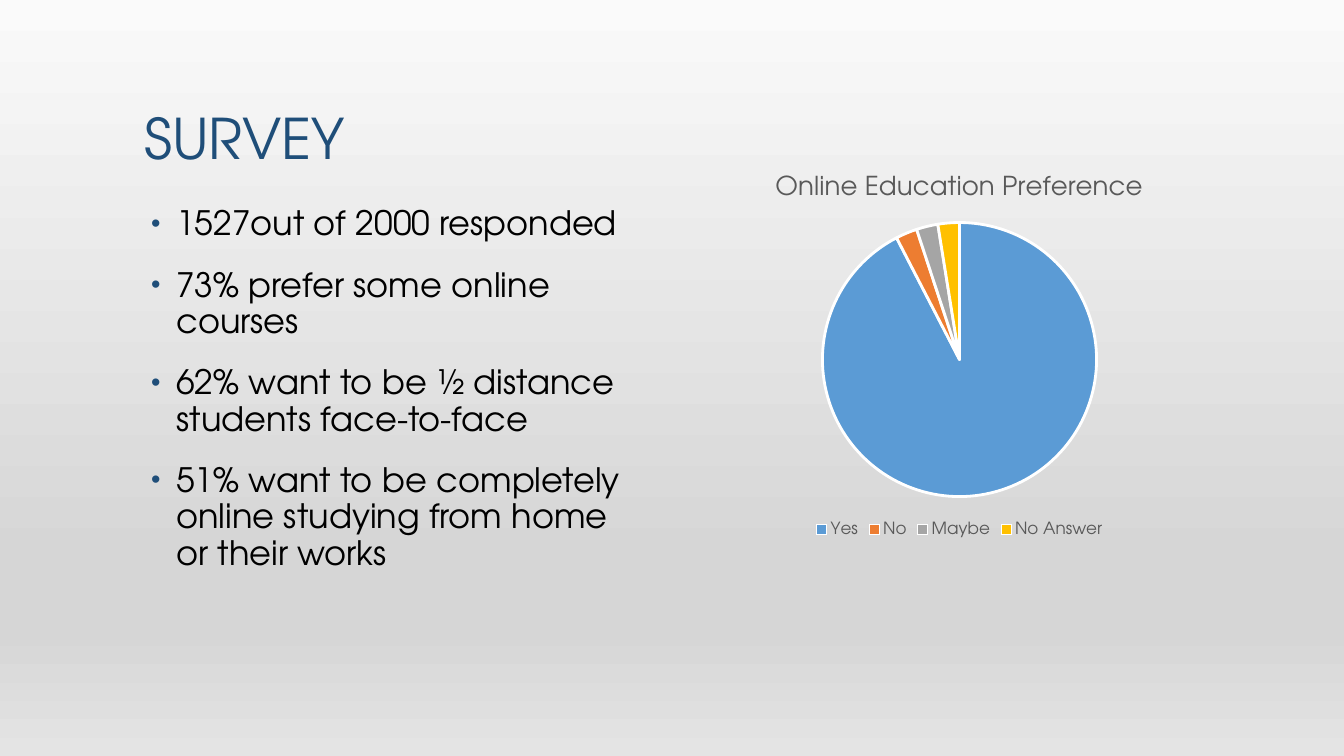
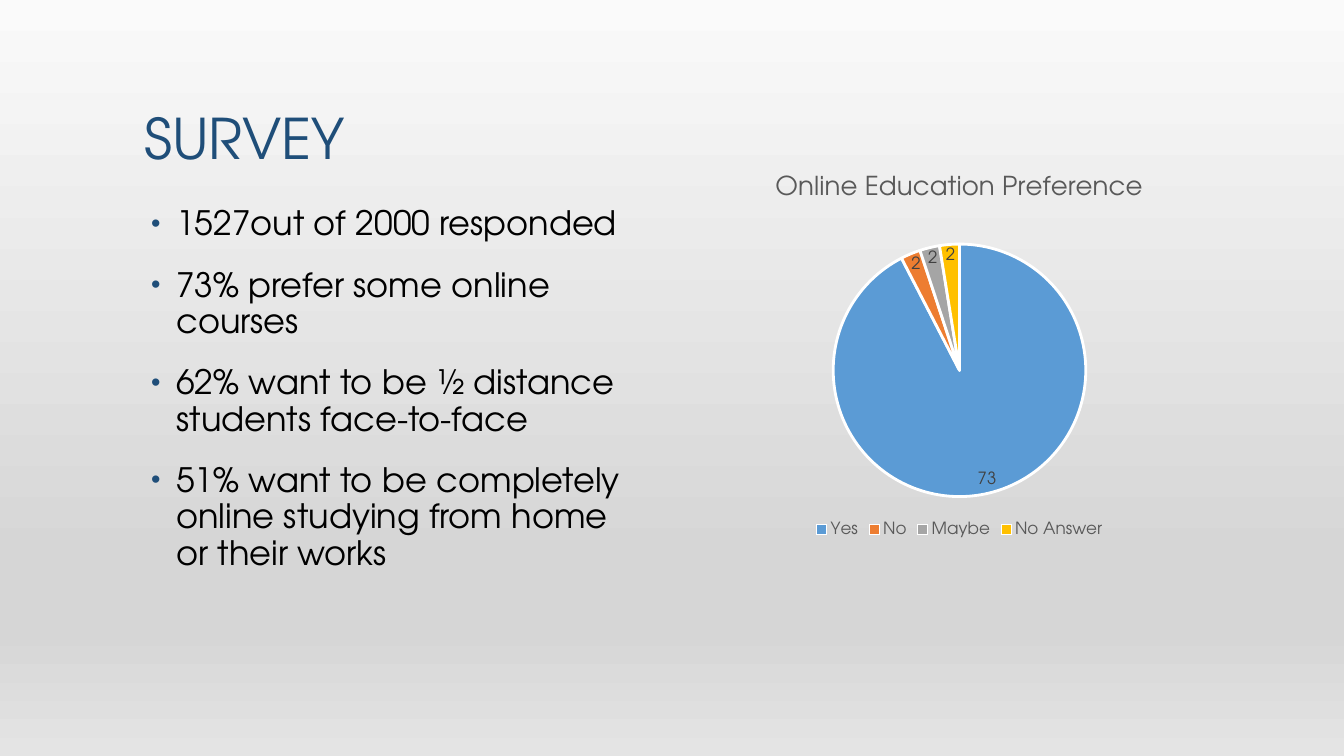
Before and after one commit to ZaiBerm/School, a slide deck: slide 4 of CSC1/DISTANCE EDUCATION.pptx. Drawn at 1344x756 pixels with LibreOffice and Linux fonts; fonts in the diff are those of the drawing. Boxes give left, top, right and bottom in pixels: in the first picture for what was removed or moved away, otherwise in the second. Text is boxed around its words. In the diff, an @@ line names an element or a change of style, - is before the commit and + after.

```diff
--- a/CSC1/DISTANCE EDUCATION.pptx
+++ b/CSC1/DISTANCE EDUCATION.pptx
@@ pie chart at [616,156,1303,542] @@
-Online Education Preference: 92, 3, 3, 3
+Online Education Preference: 73, 2, 2, 2
@@ data labels of Online Education Preference added @@
```
Also in this commit, not shown: 1 slide added.
